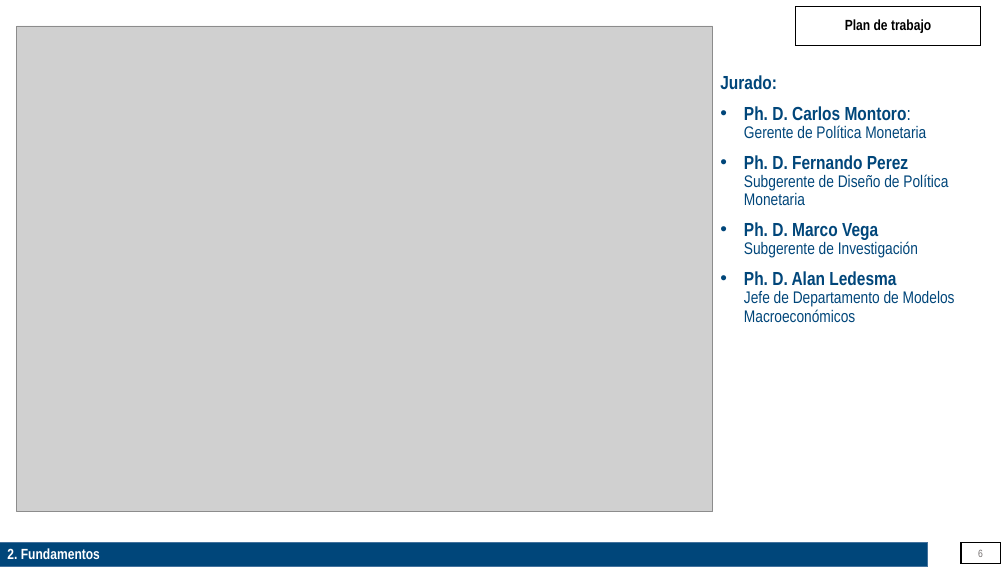
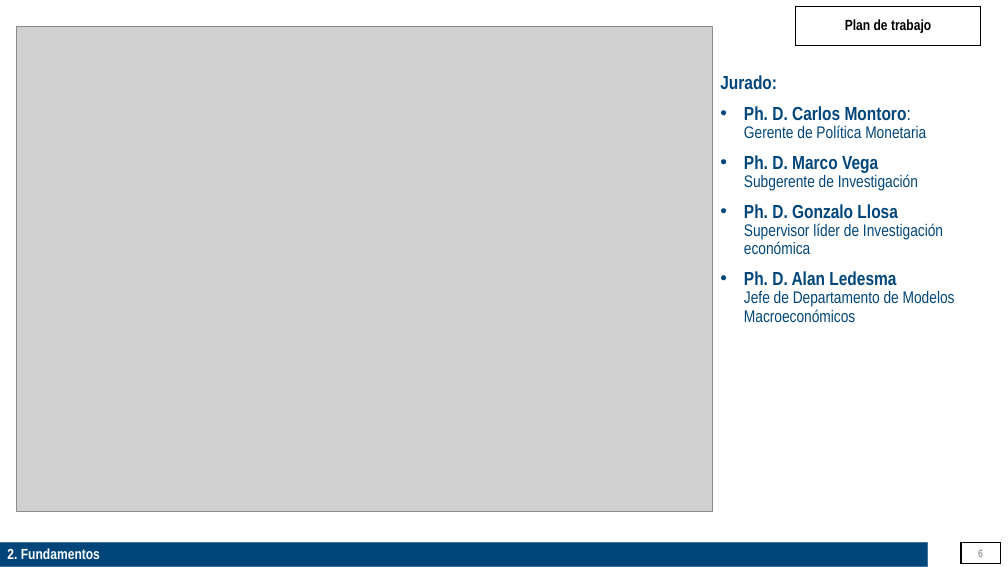
Before and after one commit to patrickcastilla/CUECOPolMon_fork_2, a slide deck: slide 6 of 01_NotasDeClase/Fundamentos_MPT_0.pptx. Drawn at 1008x567 pixels with LibreOffice and Linux fonts; fonts in the diff are those of the drawing; grey boxes stand for pictures. Boxes give left, top, right and bottom in pixels: in the first picture for what was removed or moved away, otherwise in the second. Text is boxed around its words. In the diff, an @@ line names an element or a change of style, - is before the commit and + after.

```diff
--- a/01_NotasDeClase/Fundamentos_MPT_0.pptx
+++ b/01_NotasDeClase/Fundamentos_MPT_0.pptx
@@ text at (744, 155, 948, 205): paragraph removed @@
-• Ph. D. Fernando Perez
-  Subgerente de Diseño de Política Monetaria
@@ text at (744, 204, 943, 254): paragraph added @@
+• Ph. D. Gonzalo Llosa
+  Supervisor líder de Investigación económica
```
Also in this commit, not shown: 1 other slide changed, 2 other files.
